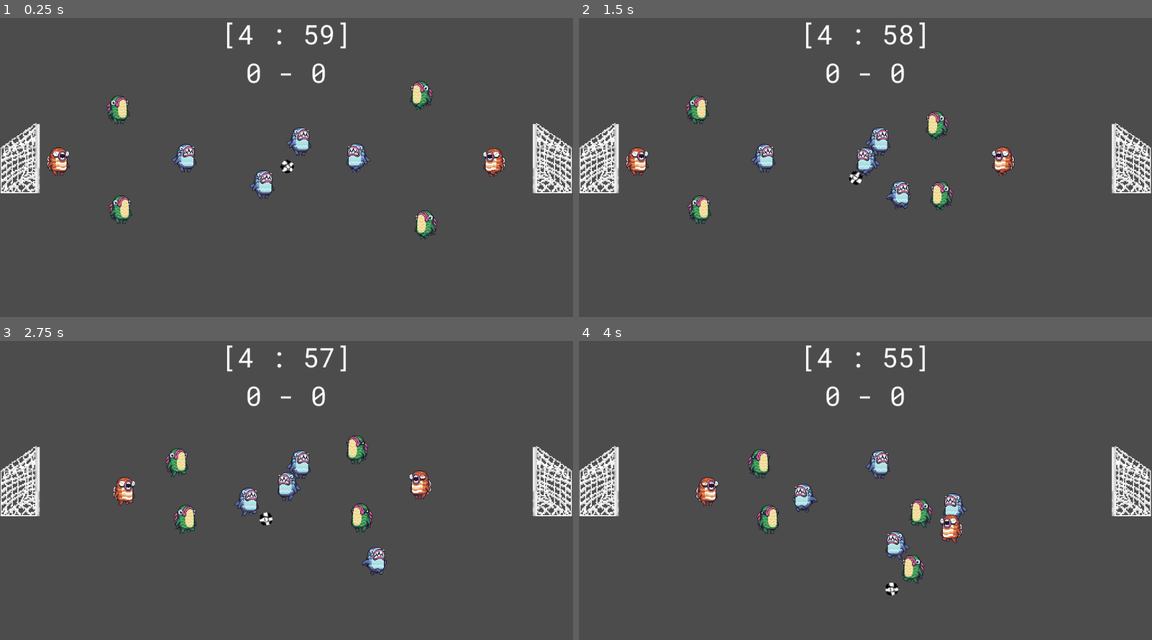
Above: before the commit, frames 1-4 (two rows, left to right).
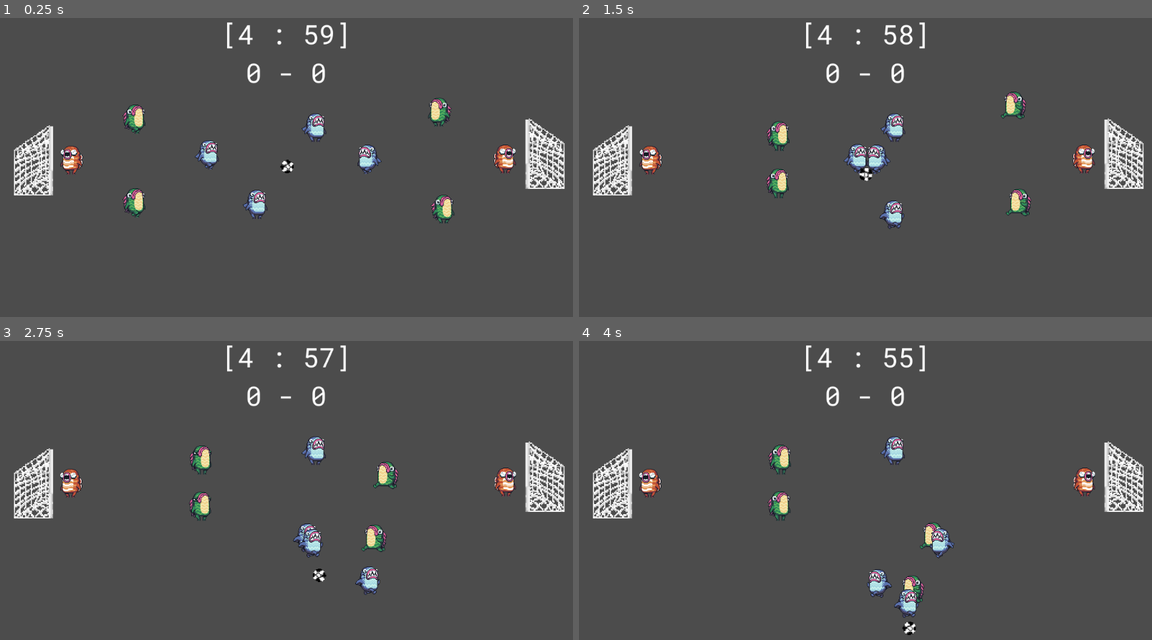
Above: after the commit, the same moments.

Repository: fishfolk/ballsy
Game: Godot game, scene res://GameScene/MainScene.tscn
Two runs of this game, one before a commit and one after it. Both use one fixed random seed, a clock stepped at 60 frames per second and the inputs below.
Inputs:
- Up to frame 1 (0.25 s): no input
- Up to frame 2 (1.5 s): hold D (player1_right) 0.53-1.28 s; tap Space (player1_strike) at 0.6 s; tap M (player2_strike) at 0.8, 1.35 s; hold S (player1_down) from 1.28 s (still down)
- Up to frame 3 (2.75 s): tap R (player1_ultimate, bound only after the commit) at 1.55, 2.1 s; release S (player1_down) at 2.03 s; hold D (player1_right) from 2.03 s (still down); tap J (player2_ultimate, bound only after the commit) at 2.3 s
- Up to frame 4 (4 s): release D (player1_right) at 2.78 s; hold W (player1_up) 2.78-3.53 s; tap J (player2_ultimate, bound only after the commit) at 2.85 s; tap Space (player1_strike) at 3.05 s; hold A (player1_left) from 3.53 s (still down); tap Q (player1_change_defensive) at 3.6 s; tap M (player2_strike) at 3.8 s

The runs differ from the first frame. In frame 1, 7.3% of the frame differs, in the area x 0-100%, y 21-75%; in frame 2, 7.5%; in frame 3, 7.7%, in the area x 0-100%, y 31-85%; in frame 4, 7.5%.

Commit message:
working in AI for fish bots

Diff:
--- a/Proyect/AutoLoads/Data.gd
+++ b/Proyect/AutoLoads/Data.gd
@@ -1,6 +1,6 @@
 extends Node
 
-var field_dimsx = Vector2(107, 878)
+var field_dimsx = Vector2(58, 976)
 var field_dimsy = Vector2(82, 466)
 
 var PlayerInputs=[
@@ -11,7 +11,8 @@
 		"right":"player1_right",
 		"offensive": "player1_change_offensive",
 		"defensive":"player1_change_defensive",
-		"strike": "player1_strike"
+		"strike": "player1_strike",
+		"skill": "player1_ultimate"
 	},
 	{
 		"up": "player2_up",
@@ -20,7 +21,8 @@
 		"right":"player2_right",
 		"offensive": "player2_change_offensive",
 		"defensive":"player2_change_defensive",
-		"strike": "player2_strike"
+		"strike": "player2_strike",
+		"skill": "player2_ultimate"
 	}
 ]
 
--- a/Proyect/AutoLoads/Globals.gd
+++ b/Proyect/AutoLoads/Globals.gd
@@ -3,3 +3,4 @@
 var game
 var score_board
 var goalAnim
+var timescale:float = 1
--- a/Proyect/AutoLoads/Signals.gd
+++ b/Proyect/AutoLoads/Signals.gd
@@ -1,16 +1,6 @@
 extends Node
 
 
-# warning-ignore:unused_signal
 signal add_goal(team)
-
-
-# Called when the node enters the scene tree for the first time.
-func _ready():
-
-	pass # Replace with function body.
-
-
-# Called every frame. 'delta' is the elapsed time since the previous frame.
-#func _process(delta):
-#	pass
+signal on_goal()
+signal on_match_start()
--- a/Proyect/Components/Ball/Ball.gd
+++ b/Proyect/Components/Ball/Ball.gd
@@ -48,8 +48,7 @@
 
 func make_strike(force , node):
 
-	if node != last_player_touched:
-		return
+
 	print(last_player_touched)
 	linear_velocity += force
 	linear_velocity = Vector2(clamp(linear_velocity.x, -450, 450), clamp(linear_velocity.y, -450, 450))
@@ -63,13 +62,15 @@
 	make_pass(force , node)
 
 func make_pass(force , node):
+	if node != last_player_touched:
+		return
+	last_player_touched = null
 	make_strike(force , node)
-	last_player_touched = null
 
 
 func _on_Detector_body_entered(body):
 	if body is MainCharacter:
 		last_player_touched = body
-		body._ball = self
+		body.set_ball(self)
 		var direction =  position.direction_to(body.position)
 		make_strike(-direction * 250, body)
--- a/Proyect/Components/Characters/Defender/Defender.tscn
+++ b/Proyect/Components/Characters/Defender/Defender.tscn
@@ -6,6 +6,16 @@
 
 [node name="Defender" instance=ExtResource( 1 )]
 script = ExtResource( 2 )
+bounds = {
+"x": {
+"max": 0.5,
+"min": 0.0
+},
+"y": {
+"max": 0.5,
+"min": 0
+}
+}
 
 [node name="Sprite" parent="." index="1"]
 texture = ExtResource( 3 )
--- a/Proyect/Components/Characters/GoalKeeper/GoalKeeper.gd
+++ b/Proyect/Components/Characters/GoalKeeper/GoalKeeper.gd
@@ -4,12 +4,14 @@
 # Declare member variables here. Examples:
 # var a = 2
 # var b = "text"
+func _activate_hablility():
+	._activate_hablility()
+	Globals.timescale = 0.5;
+	yield(get_tree().create_timer(5),"timeout")
+	Globals.timescale = 1;
 
-
-# Called when the node enters the scene tree for the first time.
-func _ready():
-	pass # Replace with function body.
-
+func _set_delta(delta):
+	return delta
 
 # Called every frame. 'delta' is the elapsed time since the previous frame.
 #func _process(delta):
--- a/Proyect/Components/Characters/GoalKeeper/GoalKeeper.tscn
+++ b/Proyect/Components/Characters/GoalKeeper/GoalKeeper.tscn
@@ -5,3 +5,13 @@
 
 [node name="GoalKeeper" instance=ExtResource( 1 )]
 script = ExtResource( 2 )
+bounds = {
+"x": {
+"max": 0.3,
+"min": 0.0
+},
+"y": {
+"max": 0.7,
+"min": 0.3
+}
+}
--- a/Proyect/Components/Characters/MainCharacter.gd
+++ b/Proyect/Components/Characters/MainCharacter.gd
@@ -1,23 +1,38 @@
 extends KinematicBody2D
 class_name MainCharacter
 
+# func vars
+export var active :bool = true
 
+
+# Player Flags
+export var is_controlled:bool = false
+
+# Settigns
+var speed: float = 6
 export var team:int = 0
-export var active :bool = true
+var _ball = null
+func set_ball(ball): _ball = ball
+
+#IA vars
+var _ia_active:bool = true
+export var _player_to_pass:int = 5
+
+#Anim Flags
+var _is_walking:bool = false
+
+#Nav Vars
+var _original_position:Vector2
+var _target_move:Vector2
 export var bounds = {
 	"x":{ "min": 0, "max":1},
 	"y":{"min": 0, "max":0.5}
 }
-export var maximun_x:float
-export var is_controlled:bool = false
-var speed: float = 6
-var _is_walking:bool = false
-var _ball = null
-var _original_position:Vector2
-var _target_move:Vector2
 
-func reset_position():
-	_target_move = _original_position;
+func _getbound():
+	pass
+
+func reset_position(): _target_move = _original_position
 
 
 func pass_ball(target:Node2D):
@@ -28,82 +43,106 @@
 	_ball.make_pass(force,self)
 
 
+# Node Stand Func
 func _ready():
+	Signals.connect("on_goal",self,"on_goal")
+	Signals.connect("on_match_start",self,"on_match_start")
 	_original_position = position;
 	_target_move = Data.get_random_field_coord()
 	$AnimationPlayer.play("Idle")
 	speed *= 1000
 	if(is_controlled): return
 
-	pass
+
+func _physics_process(delta):
+
+	_base_physics(_set_delta(delta))
+
+func _set_delta(delta): return Globals.timescale * delta
 
 
-
-
-func _physics_process(delta):
+func _base_physics(delta):
 	if not active: return
 	if(is_controlled):
+
 		_human_move(delta)
 		return
 	_is_walking = false
 	_machine_move(delta)
 
-
 func _process(_delta):
 	if not active: return
+	$AnimationPlayer.playback_speed = Globals.timescale
 	if _is_walking:
 		$AnimationPlayer.play("Walk")
 	else: $AnimationPlayer.play("Idle")
+	if(is_controlled):
+		if Input.is_action_just_pressed(Data.PlayerInputs[team].skill): _activate_hablility()
+		_strike()
+		return
+	_auto_target()
 
 
-	if(is_controlled):
-		_strike()
-		return
-
-	_machine_pass()
+func _on_Area2D_body_entered(body):
+	if body.name == "Ball":
+		_ball = body
 
 
-func _machine_pass():
+#AI Func
+func _auto_target():
+	if !_ia_active: return
 	_target_move = Globals.game.ball.position
-	pass
 
 
-func _priory_ball():
-	pass
 
-func _getbound():
-	pass
+
 
 func _machine_move(delta):
 	var porcent:Vector2 = Data.get_percent(_target_move)
-	var maxX = (0.5 + team * 0.5)
-	if porcent.x > maxX or porcent.x < team * 0.5: return
+	var xsize:Vector2 = Vector2(bounds.x.min,bounds.x.max)
+	if(team > 0):
+		var dist = xsize.y - xsize.x
+		xsize = Vector2(1 - dist - bounds.x.min,1 - bounds.x.min)
+	if porcent.x > xsize.y or porcent.x < xsize.x: return
 	var distance = position.distance_to(_target_move)
 	var dir = position.direction_to(_target_move)
-	if distance < 30 :
-		pass_ball(Globals.game.get_current_character())
+	if _player_to_pass < 5:
+		pass_ball(Globals.game.teams[team].npcs[_player_to_pass])
+	else: pass_ball(Globals.game.teams[team].current_npc)
 	if distance < 10 :
 		 dir = Vector2.ZERO
 	_move_to(delta, dir)
 	pass
 
+
+#Player Func
+
 func _strike():
-	if not Input.is_action_just_pressed(Data.PlayerInputs[team].strike):
-		return
-
+	if not Input.is_action_just_pressed(Data.PlayerInputs[team].strike): return
+	var enemy = (team + 1) % 2
+	pass_ball(Globals.game.teams[enemy].goal_arc)
 	pass
 
 
 func _activate_hablility():
 	pass
 
-
 func _human_move(delta):
 	var horizontal_axis:float = Input.get_axis(Data.PlayerInputs[team].left,Data.PlayerInputs[team].right)
 	var vertical_axis:float = Input.get_axis(Data.PlayerInputs[team].down, Data.PlayerInputs[team].up)
 	_move_to(delta, Vector2(horizontal_axis,-vertical_axis) * 1.4)
 
+#Nav
 
+func on_goal():
+	is_controlled = false
+	_ia_active = false
+	reset_position()
+
+func on_match_start():
+	_ia_active = true
+
+# Movement
 func _move_to(delta, dir):
 	_is_walking = not (dir.x == 0 and dir.y == 0)
 
@@ -114,14 +153,3 @@
 	var vertical_velocity:Vector2 = speed * Vector2(0,1) * dir.y * delta
 # warning-ignore:return_value_discarded
 	move_and_slide(horizontal_velocity + (vertical_velocity), Vector2.UP)
-
-
-func _on_Area2D_body_entered(body):
-
-# Pasar la delegacion a la pelota
-	if body.name == "Ball":
-
-		var ball = body
-		ball.set_last_player_touched(self)
-
-	pass # Replace with function body.
--- a/Proyect/Components/Characters/Striker/Striker.tscn
+++ b/Proyect/Components/Characters/Striker/Striker.tscn
@@ -6,7 +6,16 @@
 
 [node name="Striker" instance=ExtResource( 1 )]
 script = ExtResource( 2 )
+bounds = {
+"x": {
+"max": 1.0,
+"min": 0.0
+},
+"y": {
+"max": 1.0,
+"min": 0.0
+}
+}
 
 [node name="Sprite" parent="." index="1"]
 texture = ExtResource( 3 )
-frame = 1
--- a/Proyect/GameScene/Game.gd
+++ b/Proyect/GameScene/Game.gd
@@ -10,18 +10,16 @@
 func get_score(): return score
 
 func on_add_goal(team):
+	Signals.emit_signal("on_goal")
+	Globals.timescale = 2
 	if(team < 1):
 		score.x += 1
 	else: score.y += 1
 	Globals.score_board.display_score(score)
 	Globals.goalAnim.play()
-	teams[0].current_npc.is_controlled = false
-	teams[1].current_npc.is_controlled = false
-	for npc in teams[0].npcs:
-		npc.reset_position()
-	for npc in teams[1].npcs:
-		npc.reset_position()
 	yield(get_tree().create_timer(5),"timeout")
+	Signals.emit_signal("on_match_start")
+	Globals.timescale = 1
 	teams[0].current_npc.is_controlled = true
 	teams[1].current_npc.is_controlled = true
 	ball.reset_pos()
--- a/Proyect/GameScene/Game.tscn
+++ b/Proyect/GameScene/Game.tscn
@@ -1,12 +1,12 @@
 [gd_scene load_steps=10 format=2]
 
 [ext_resource path="res://Components/Sprites/FishFight/tiles/Ground Metal.png" type="Texture" id=1]
-[ext_resource path="res://Components/Characters/MainCharacter.tscn" type="PackedScene" id=2]
 [ext_resource path="res://Components/Ball/Ball.tscn" type="PackedScene" id=3]
 [ext_resource path="res://GameScene/Game.gd" type="Script" id=4]
 [ext_resource path="res://Components/Characters/Striker/Striker.tscn" type="PackedScene" id=5]
 [ext_resource path="res://Components/Characters/Defender/Defender.tscn" type="PackedScene" id=6]
 [ext_resource path="res://Components/Goal/Goal.tscn" type="PackedScene" id=7]
+[ext_resource path="res://Components/Characters/GoalKeeper/GoalKeeper.tscn" type="PackedScene" id=8]
 
 [sub_resource type="TileSet" id=1]
 1/name = "Ground Metal.png 1"
@@ -46,56 +46,149 @@
 [node name="Ball" parent="YSort" instance=ExtResource( 3 )]
 position = Vector2( 513, 270 )
 
-[node name="team1_gp" parent="YSort" instance=ExtResource( 2 )]
-position = Vector2( 106, 276 )
-maximun_x = 0.2
+[node name="team1_gp" parent="YSort" instance=ExtResource( 8 )]
+position = Vector2( 126, 271 )
+_player_to_pass = 1
+bounds = {
+"x": {
+"max": 0.3,
+"min": 0.0
+},
+"y": {
+"max": 0.7,
+"min": 0.3
+}
+}
 
 [node name="team1_dd" parent="YSort" instance=ExtResource( 6 )]
-position = Vector2( 217, 363 )
-maximun_x = 0.5
+position = Vector2( 215, 357 )
+_player_to_pass = 3
+bounds = {
+"x": {
+"max": 0.5,
+"min": 0.0
+},
+"y": {
+"max": 0.5,
+"min": 0
+}
+}
 
 [node name="team1_du" parent="YSort" instance=ExtResource( 6 )]
-position = Vector2( 212, 181 )
-maximun_x = 0.5
+position = Vector2( 217, 192 )
+_player_to_pass = 4
+bounds = {
+"x": {
+"max": 0.5,
+"min": 0.0
+},
+"y": {
+"max": 0.5,
+"min": 0
+}
+}
 
 [node name="team1_sd" parent="YSort" instance=ExtResource( 5 )]
-position = Vector2( 471, 317 )
-maximun_x = 1.0
+position = Vector2( 459, 352 )
+bounds = {
+"x": {
+"max": 1.0,
+"min": 0.0
+},
+"y": {
+"max": 1.0,
+"min": 0.0
+}
+}
 
 [node name="team1_su" parent="YSort" instance=ExtResource( 5 )]
-position = Vector2( 332, 271 )
-maximun_x = 1.0
-
-[node name="team2_gp" parent="YSort" instance=ExtResource( 2 )]
-position = Vector2( 905, 278 )
-team = 1
-maximun_x = 0.2
+position = Vector2( 347, 264 )
+bounds = {
+"x": {
+"max": 1,
+"min": 0
+},
+"y": {
+"max": 1.0,
+"min": 0.5
+}
+}
+
+[node name="team2_gp" parent="YSort" instance=ExtResource( 8 )]
+position = Vector2( 904, 271 )
+team = 1
+bounds = {
+"x": {
+"max": 0.3,
+"min": 0.0
+},
+"y": {
+"max": 0.7,
+"min": 0.3
+}
+}
 
 [node name="team2_dd" parent="YSort" instance=ExtResource( 6 )]
-position = Vector2( 782, 401 )
-team = 1
-maximun_x = 0.5
+position = Vector2( 793, 361 )
+team = 1
+bounds = {
+"x": {
+"max": 0.5,
+"min": 0.0
+},
+"y": {
+"max": 0.5,
+"min": 0
+}
+}
 
 [node name="team2_du" parent="YSort" instance=ExtResource( 6 )]
-position = Vector2( 775, 148 )
-team = 1
-maximun_x = 0.5
+position = Vector2( 785, 185 )
+team = 1
+bounds = {
+"x": {
+"max": 0.5,
+"min": 0.0
+},
+"y": {
+"max": 0.5,
+"min": 0
+}
+}
+
+[node name="team2_sd" parent="YSort" instance=ExtResource( 5 )]
+position = Vector2( 686, 272 )
+team = 1
+bounds = {
+"x": {
+"max": 1,
+"min": 0
+},
+"y": {
+"max": 0.5,
+"min": 0
+}
+}
 
 [node name="team2_su" parent="YSort" instance=ExtResource( 5 )]
-position = Vector2( 537, 240 )
-team = 1
-maximun_x = 1.0
-
-[node name="team2_sd" parent="YSort" instance=ExtResource( 5 )]
-position = Vector2( 664, 271 )
-team = 1
-maximun_x = 1.0
+position = Vector2( 564, 215 )
+team = 1
+bounds = {
+"x": {
+"max": 1,
+"min": 0
+},
+"y": {
+"max": 0.5,
+"min": 0
+}
+}
 
 [node name="team1_arc" parent="YSort" instance=ExtResource( 7 )]
-position = Vector2( 34, 277 )
+position = Vector2( 58, 281 )
 
 [node name="team2_arc" parent="YSort" instance=ExtResource( 7 )]
-position = Vector2( 989, 277 )
+position = Vector2( 976, 269 )
 scale = Vector2( -1, 1 )
 teamowner = 0
 
@@ -105,7 +198,7 @@
 collision_mask = 3
 
 [node name="CollisionShape2D" type="CollisionShape2D" parent="YSort/StaticBody2D"]
-position = Vector2( -1, 0 )
+position = Vector2( -1, -8 )
 shape = SubResource( 2 )
 
 [node name="StaticBody2D2" type="StaticBody2D" parent="YSort"]
@@ -114,6 +207,7 @@
 collision_mask = 3
 
 [node name="CollisionShape2D" type="CollisionShape2D" parent="YSort/StaticBody2D2"]
+position = Vector2( 0, 39 )
 shape = SubResource( 2 )
 
 [node name="StaticBody2D3" type="StaticBody2D" parent="YSort"]
@@ -132,6 +226,7 @@
 collision_mask = 3
 
 [node name="CollisionShape2D" type="CollisionShape2D" parent="YSort/StaticBody2D4"]
+position = Vector2( -3.05176e-05, -4 )
 shape = SubResource( 2 )
 
 [node name="Camera2D" type="Camera2D" parent="."]
--- a/Proyect/project.godot
+++ b/Proyect/project.godot
@@ -102,6 +102,12 @@
 , Object(InputEventJoypadButton,"resource_local_to_scene":false,"resource_name":"","device":0,"button_index":1,"pressure":0.0,"pressed":false,"script":null)
  ]
 }
+player1_ultimate={
+"deadzone": 0.5,
+"events": [ Object(InputEventKey,"resource_local_to_scene":false,"resource_name":"","device":0,"alt":false,"shift":false,"control":false,"meta":false,"command":false,"pressed":false,"scancode":82,"physical_scancode":0,"unicode":0,"echo":false,"script":null)
+, Object(InputEventJoypadButton,"resource_local_to_scene":false,"resource_name":"","device":0,"button_index":0,"pressure":0.0,"pressed":false,"script":null)
+ ]
+}
 player2_left={
 "deadzone": 0.5,
 "events": [ Object(InputEventKey,"resource_local_to_scene":false,"resource_name":"","device":0,"alt":false,"shift":false,"control":false,"meta":false,"command":false,"pressed":false,"scancode":16777231,"physical_scancode":0,"unicode":0,"echo":false,"script":null)
@@ -137,6 +143,12 @@
 "events": [ Object(InputEventKey,"resource_local_to_scene":false,"resource_name":"","device":0,"alt":false,"shift":false,"control":false,"meta":false,"command":false,"pressed":false,"scancode":77,"physical_scancode":0,"unicode":0,"echo":false,"script":null)
  ]
 }
+player2_ultimate={
+"deadzone": 0.5,
+"events": [ Object(InputEventKey,"resource_local_to_scene":false,"resource_name":"","device":0,"alt":false,"shift":false,"control":false,"meta":false,"command":false,"pressed":false,"scancode":74,"physical_scancode":0,"unicode":0,"echo":false,"script":null)
+, Object(InputEventJoypadButton,"resource_local_to_scene":false,"resource_name":"","device":1,"button_index":0,"pressure":0.0,"pressed":false,"script":null)
+ ]
+}
 
 [layer_names]
 
Not shown, changed: changelog.md
